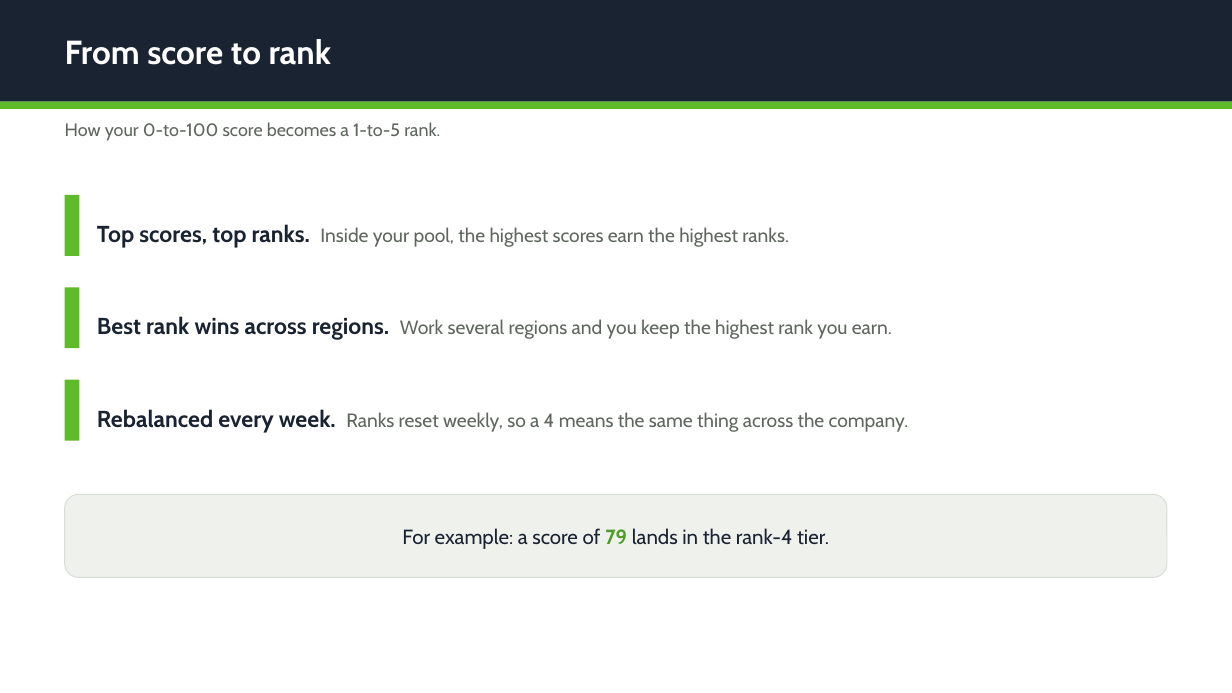
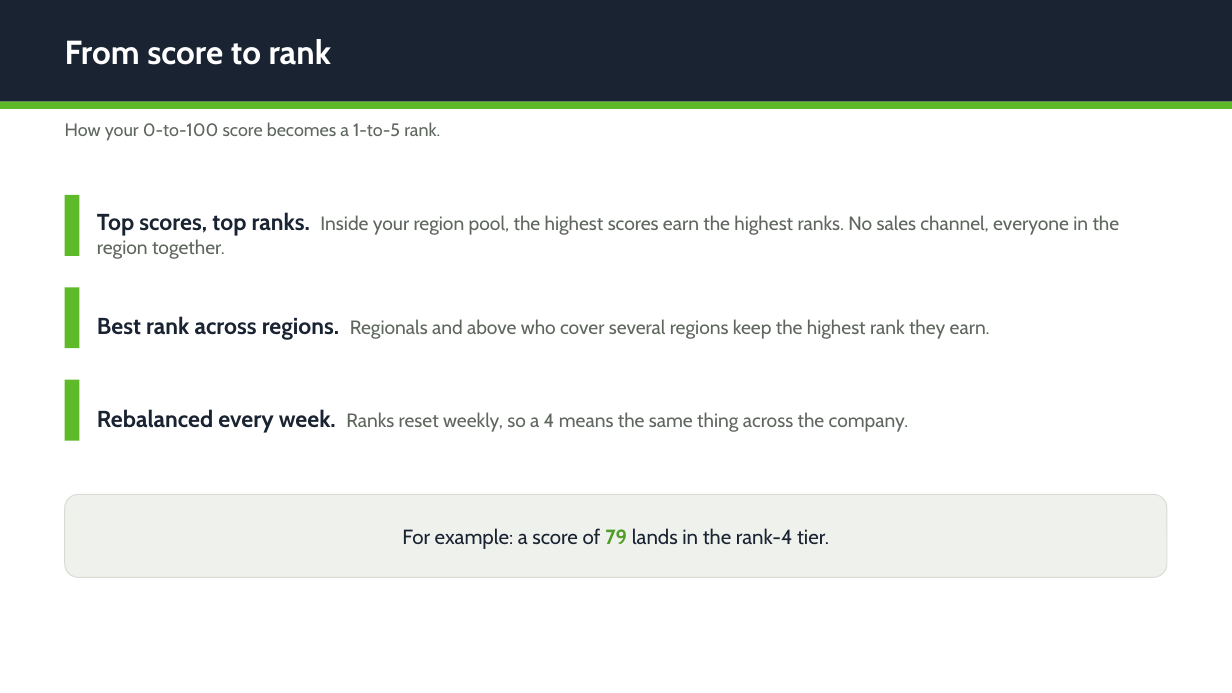
Before and after one commit to dpenn1000/SalesResourcePage, a slide deck: slide 11 of management/viper-ranking-overview.pptx. Drawn at 1232x693 pixels with LibreOffice and Linux fonts; fonts in the diff are those of the drawing. Boxes give left, top, right and bottom in pixels: in the first picture for what was removed or moved away, otherwise in the second. Text is boxed around its words. In the diff, an @@ line names an element or a change of style, - is before the commit and + after.

```diff
--- a/management/viper-ranking-overview.pptx
+++ b/management/viper-ranking-overview.pptx
@@ text at [97, 212, 1120, 259]: text changed @@
-Top scores, top ranks. Inside your pool, the highest scores earn the highest ranks.
+Top scores, top ranks. Inside your region pool, the highest scores earn the highest ranks. No sales channel, everyone in the region together.
@@ text at [97, 316, 990, 340]: text changed @@
-Best rank wins across regions. Work several regions and you keep the highest rank you earn.
+Best rank across regions. Regionals and above who cover several regions keep the highest rank they earn.
```
Also in this commit, not shown: 4 other slides changed, 1 slide removed, 1 other file.
